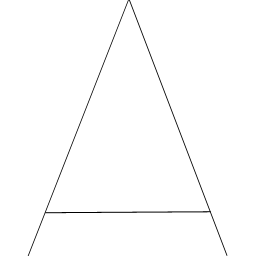
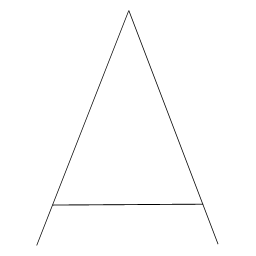
Layers edited between the first and the second 256x256 image:
painted on "Shape 2" over [128, 0, 228, 256]
painted on "Shape 3" over [45, 203, 211, 214]
painted on "Shape 1" over [27, 0, 129, 256]
